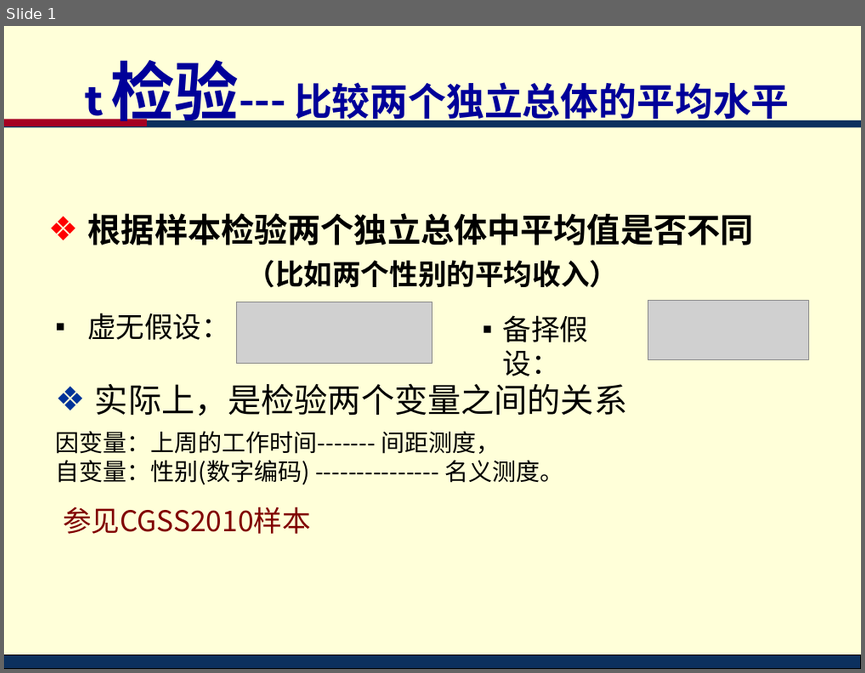
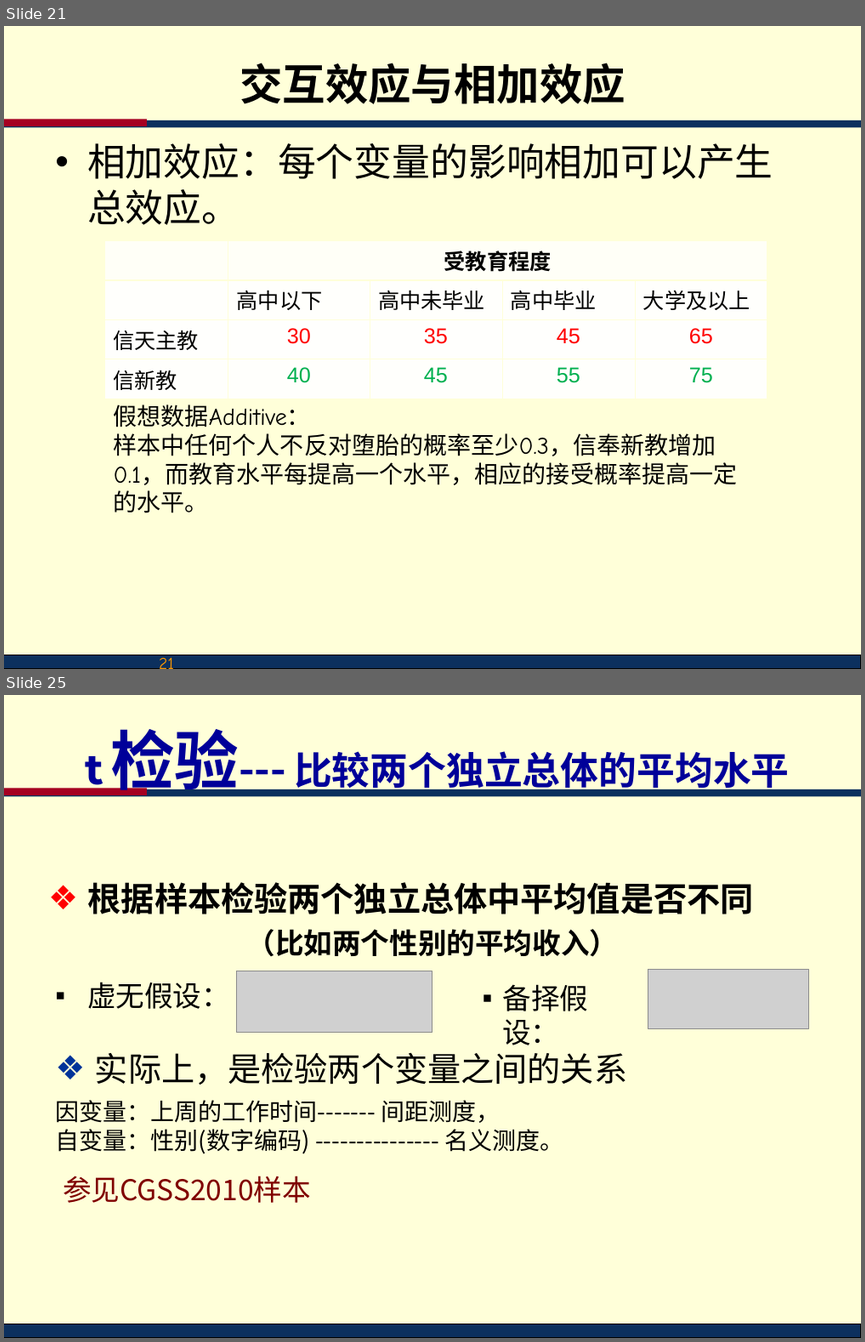
Before and after one commit to lidingruc/2018R, a slide deck: l09test/test.ppt. Shown one above the other, each under a label of ours: slide 1 before the commit, slides 21 and 25 after it; the slides between them are not shown. The pictures are 865x673 and 865x1342 pixels, drawn with LibreOffice and Linux fonts; fonts in the diff are those of the drawing; grey boxes stand for pictures; background and template pictures are left out. Boxes give left, top, right and bottom in pixels: in the first picture for what was removed or moved away, otherwise in the second. Text is boxed around its words. In the diff, an @@ line names an element or a change of style, - is before the commit and + after.

```diff
--- a/l09test/test.ppt
+++ b/l09test/test.ppt
@@ slide 21 added at (4,26,861,669), background #FFFFD9; not listed: 3 template elements that a slide beside it also shows @@
@@ title added at (239,63,625,104), 36 pt, text #000000, bold @@
+交互效应与相加效应
@@ text added at (87,143,773,225), 32 pt, text #000000 @@
+• 相加效应：每个变量的影响相加可以产生总效应。
@@ table added at (104,240,767,393), 4 rows, 5 columns @@
+ | 受教育程度 |  |  | 
+ | 高中以下 | 高中未毕业 | 高中毕业 | 大学及以上
+信天主教 | 30 | 35 | 45 | 65
+信新教 | 40 | 45 | 55 | 75
@@ text added at (114,404,738,513), 20 pt, text #000000 @@
+假想数据Additive：
+样本中任何个人不反对堕胎的概率至少0.3，信奉新教增加0.1，而教育水平每提高一个水平，相应的接受概率提高一定的水平。
@@ page number added at (33,648,183,669), 14 pt, text #FF9900 @@
+21
@@ what was slide 1 is now slide 25 @@
```
Also in this commit, not shown: 1 slide changed, 23 other slides added, 48 other files.
